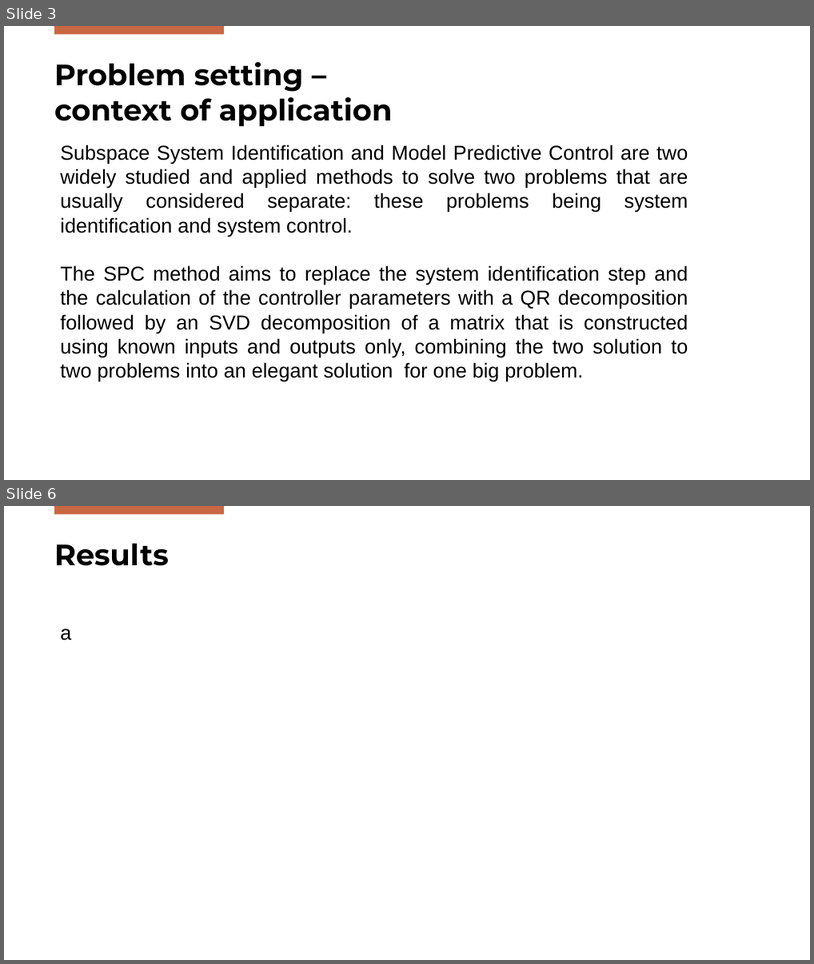
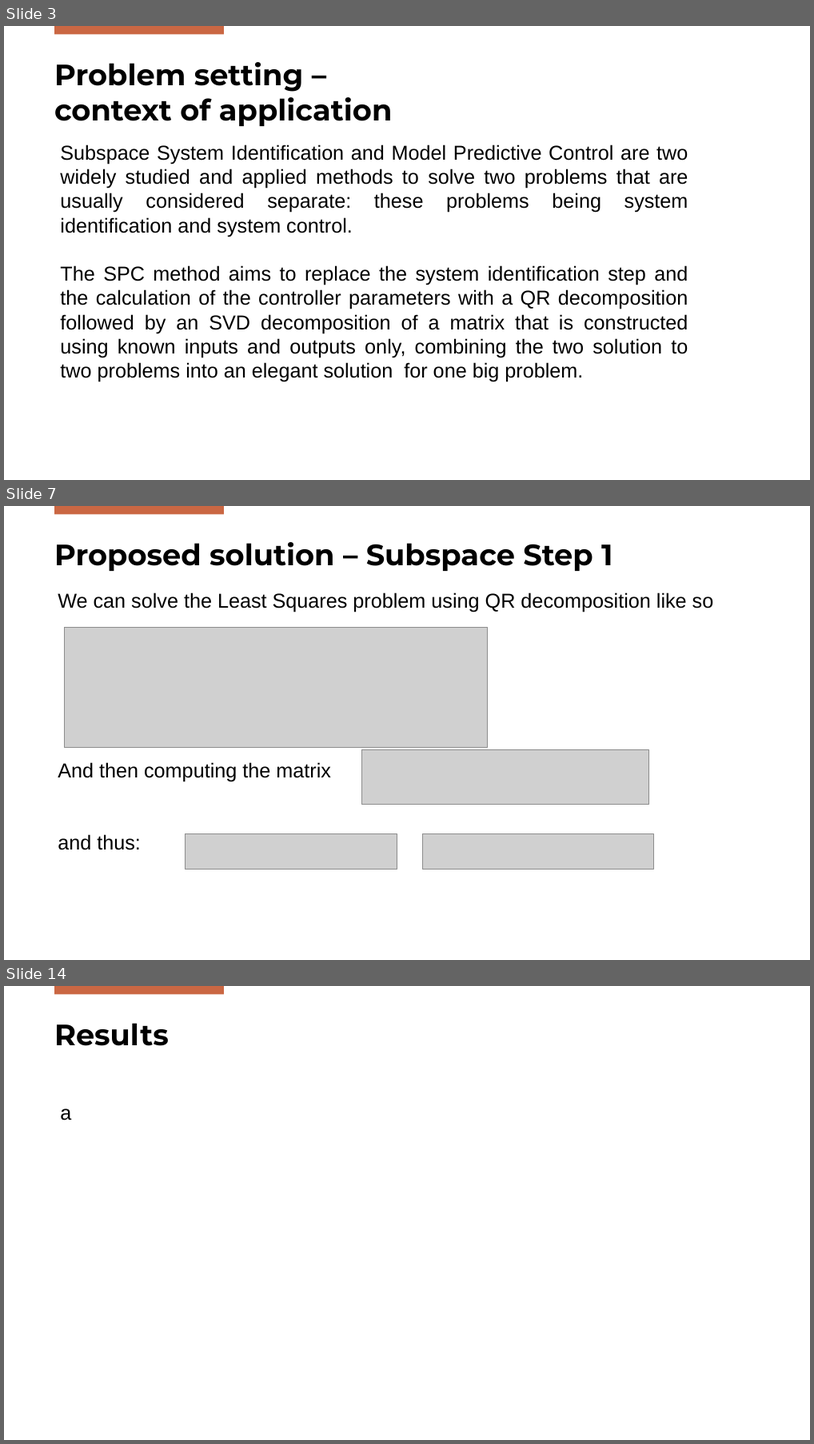
Before and after one commit to Gabriele-Mazzoleni/Progetto_ALES_aa_2025_2026, a slide deck: SPC_Presentation.pptx. Shown one above the other, each under a label of ours: slides 3 and 6 before the commit, slides 3, 7 and 14 after it; the slides between them are not shown. The pictures are 814x964 and 814x1444 pixels, drawn with LibreOffice and Linux fonts; fonts in the diff are those of the drawing; grey boxes stand for pictures; background and template pictures are left out. Boxes give left, top, right and bottom in pixels: in the first picture for what was removed or moved away, otherwise in the second. Text is boxed around its words. In the diff, an @@ line names an element or a change of style, - is before the commit and + after.

```diff
--- a/SPC_Presentation.pptx
+++ b/SPC_Presentation.pptx
@@ slide 7 added at (4,506,810,960), background #FFFFFF; not listed: 1 template element that a slide beside it also shows @@
@@ title added at (54,542,613,571), 35 pt, text #000000, bold @@
+Proposed solution – Subspace Step 1
@@ text added at (58,592,714,850), 24 pt, text #000000 @@
+We can solve the Least Squares problem using QR decomposition like so
+And then computing the matrix
+and thus:
@@ picture added at (65,627,488,748) @@
@@ picture added at (362,749,650,804) @@
@@ picture added at (186,834,398,869) @@
@@ picture added at (422,834,654,869) @@
@@ what was slide 6 is now slide 14 @@
```
Also in this commit, not shown: 2 slides changed, 7 other slides added, 1 other file.
